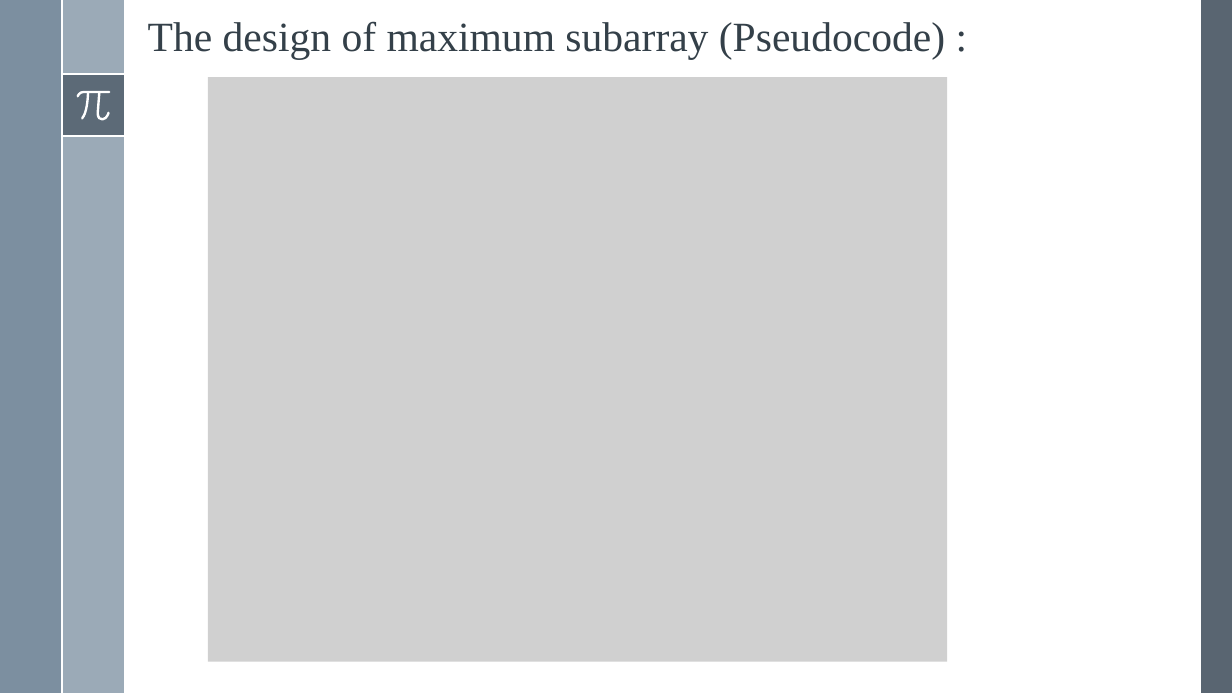
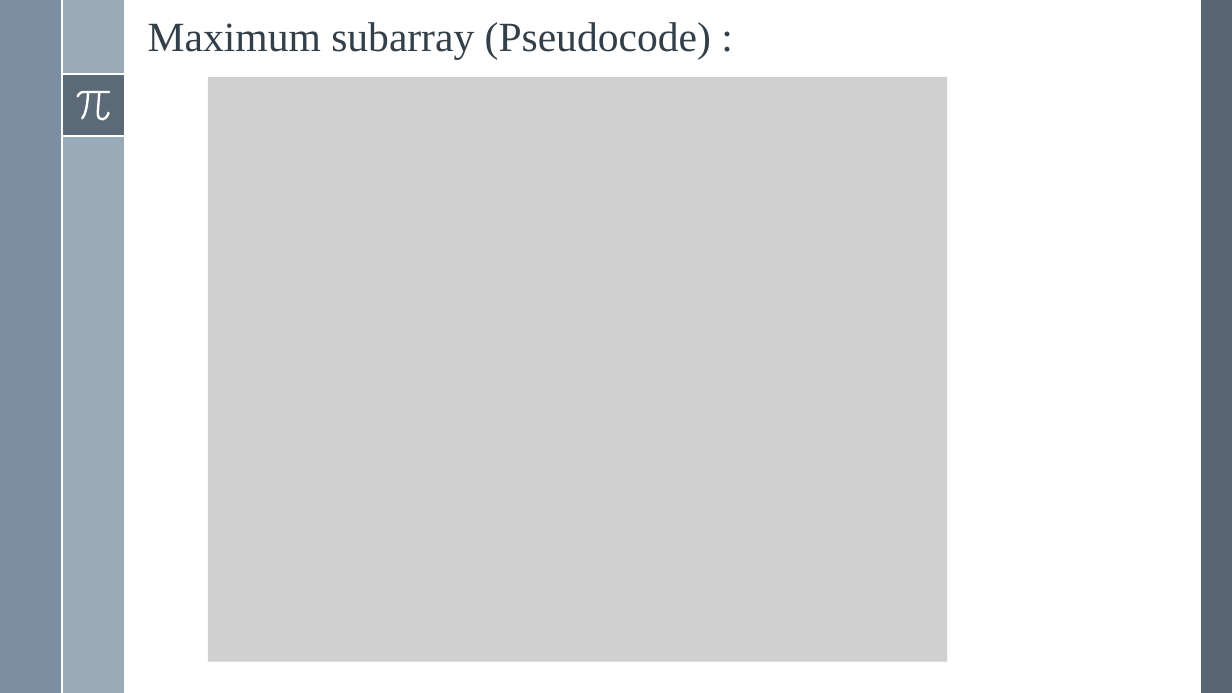
Before and after one commit to MalakMuhammadd/Algo-Proj, a slide deck: slide 6 of powerpoint/Analysis And Design Of Algorithms.pptx (slide 3 before the commit). Drawn at 1232x693 pixels with LibreOffice and Linux fonts; fonts in the diff are those of the drawing; grey boxes stand for pictures. Boxes give left, top, right and bottom in pixels: in the first picture for what was removed or moved away, otherwise in the second. Text is boxed around its words. In the diff, an @@ line names an element or a change of style, - is before the commit and + after.

```diff
--- a/powerpoint/Analysis And Design Of Algorithms.pptx
+++ b/powerpoint/Analysis And Design Of Algorithms.pptx
@@ title at (148, 22, 711, 59): text changed @@
-The design of maximum subarray (Pseudocode) :
+Maximum subarray (Pseudocode) :
```
Also in this commit, not shown: 3 other slides changed, 1 other file.
